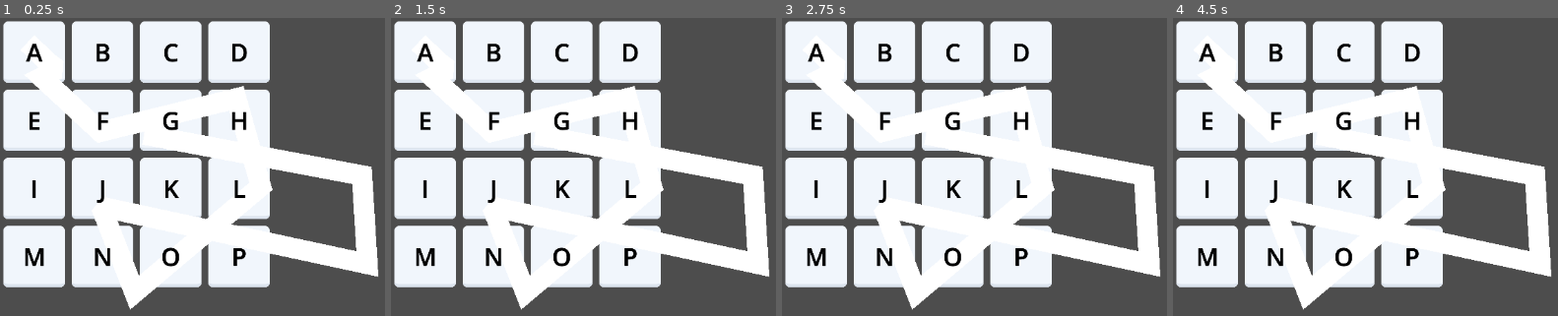
Above: before the commit, frames 1-4 (left to right).
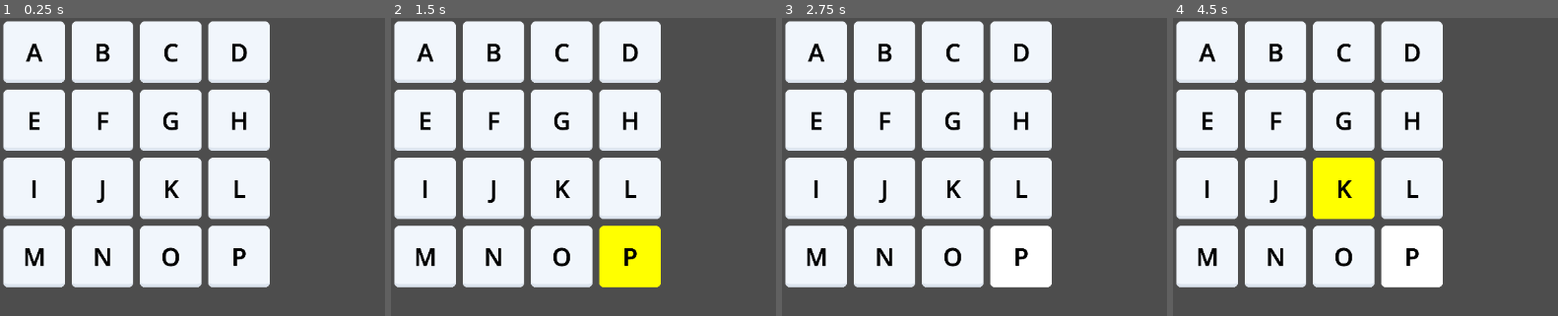
Above: after the commit, the same moments.

Repository: MarcoRizz/quadrati
Game: Godot game, scene res://main.tscn
Two runs of this game, one before a commit and one after it. Both use one fixed random seed, a clock stepped at 60 frames per second and the inputs below.
Inputs (mouse positions are in pixels of both pictures, inside the frame that each line leads up to):
- Up to frame 1 (0.25 s): no input
- Up to frame 2 (1.5 s): tap Enter at 0.5 s; move the mouse to (outside the picture) at 0.52 s; click (outside the picture) at 0.67 s; tap Space at 1.25 s; move the mouse to (625, 262) at 1.27 s; click (625, 262) at 1.42 s
- Up to frame 3 (2.75 s): tap Enter at 2 s; move the mouse to (outside the picture) at 2.02 s; click (outside the picture) at 2.17 s
- Up to frame 4 (4.5 s): tap Space at 2.75, 4.25 s; move the mouse to (outside the picture) at 2.77 s; click (outside the picture) at 2.92 s; tap Enter at 3.5 s; move the mouse to (outside the picture) at 3.52 s; click (outside the picture) at 3.67 s; move the mouse to (1330, 172) at 4.27 s; click (1330, 172) at 4.42 s

The runs differ from the first frame. In frame 1, 8.8% of the frame differs, in the area x 7-99%, y 20-99%; in frame 2, 12%; in frame 3, 8.9%; in frame 4, 12%.

Commit message:
creato evento clic

Diff:
--- a/grid.gd
+++ b/grid.gd
@@ -5,6 +5,8 @@
 const tile_spacing := 10.0
 
 const grid_size := 4
+
+var valid_clic = false
 
 #node_tile.scale.x = tile_size / node_tile.texture.get_width()
 
--- a/grid.tscn
+++ b/grid.tscn
@@ -5,9 +5,9 @@
 [node name="Grid" type="Node2D"]
 script = ExtResource("1_bmk3s")
 
+[node name="Node2D" type="Node2D" parent="."]
+
 [node name="Line2D" type="Line2D" parent="."]
 z_index = 1
-points = PackedVector2Array(40, 36, 58, 53, 70, 65, 84, 75, 61, 87, 147, 167, 346, 118, 382, 247, 197, 403, 148, 277, 538, 361, 530, 231, 211, 171)
 width = 30.0
-
-[node name="Node2D" type="Node2D" parent="."]
+default_color = Color(1, 1, 0, 1)
--- a/project.godot
+++ b/project.godot
@@ -14,3 +14,11 @@
 run/main_scene="res://main.tscn"
 config/features=PackedStringArray("4.3", "Forward Plus")
 config/icon="res://icon.svg"
+
+[input]
+
+clic={
+"deadzone": 0.5,
+"events": [Object(InputEventMouseButton,"resource_local_to_scene":false,"resource_name":"","device":-1,"window_id":0,"alt_pressed":false,"shift_pressed":false,"ctrl_pressed":false,"meta_pressed":false,"button_mask":0,"position":Vector2(0, 0),"global_position":Vector2(0, 0),"factor":1.0,"button_index":1,"canceled":false,"pressed":false,"double_click":false,"script":null)
+]
+}
--- a/tile.tscn
+++ b/tile.tscn
@@ -7,6 +7,7 @@
 
 var letter
 var words_array
+var selected = false
 
 # Called when the node enters the scene tree for the first time.
 func _ready() -> void:
@@ -15,7 +16,22 @@
 
 # Called every frame. 'delta' is the elapsed time since the previous frame.
 func _process(delta: float) -> void:
-	pass
+	if Input.is_mouse_button_pressed(MOUSE_BUTTON_LEFT):
+		if get_parent().valid_clic and get_rect().has_point(get_local_mouse_position()):
+			self.modulate = Color(255, 255, 0)
+			selected = true
+
+
+func _input(event):
+	if event is InputEventMouseButton:
+		if event.is_action_pressed(\"clic\"):
+			if get_rect().has_point(get_local_mouse_position()):
+				get_parent().valid_clic = true
+				selected = true
+				self.modulate = Color(255, 255, 0)
+		if event.is_action_released(\"clic\") and selected:
+			self.modulate = Color(255, 255, 255)
+			selected = false
 "
 
 [node name="tile" type="Sprite2D"]
